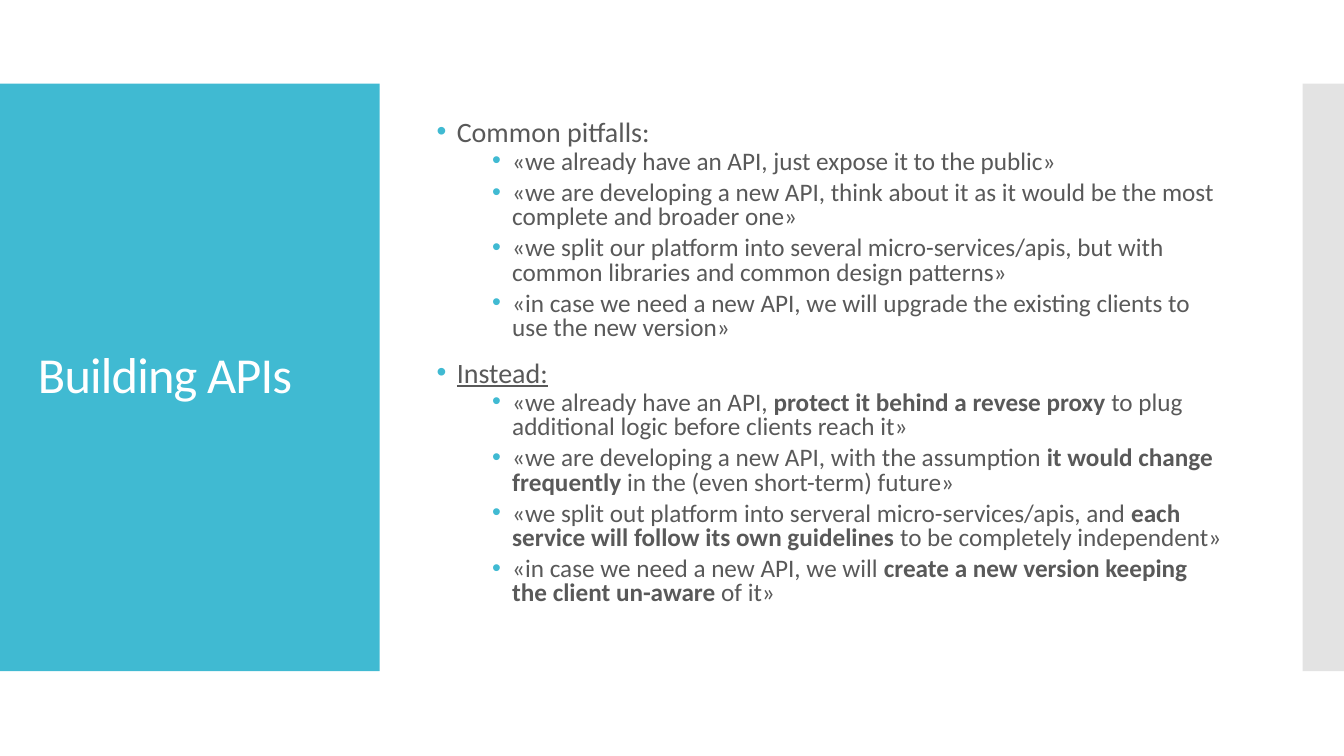
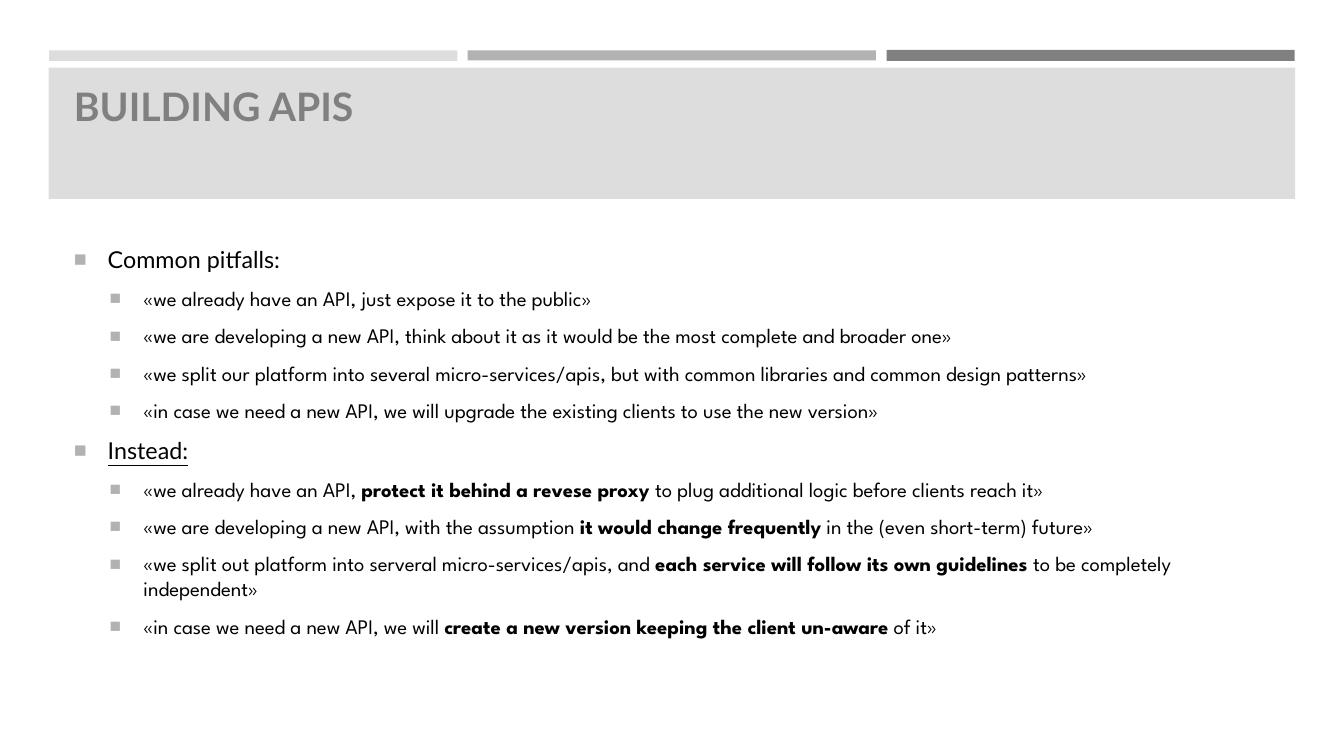
Before and after one commit to childotg/Events.2019, a slide deck: slide 5 of 190427 - Global Azure Bootcamp @Torino/API Gateway made easy with Ocelot and Containers.pptx (slide 2 before the commit). Drawn at 1344x756 pixels with LibreOffice and Linux fonts; fonts in the diff are those of the drawing; background and template pictures are left out. Boxes give left, top, right and bottom in pixels: in the first picture for what was removed or moved away, otherwise in the second. Text is boxed around its words. In the diff, an @@ line names an element or a change of style, - is before the commit and + after.

```diff
--- a/190427 - Global Azure Bootcamp @Torino/API Gateway made easy with Ocelot and Containers.pptx
+++ b/190427 - Global Azure Bootcamp @Torino/API Gateway made easy with Ocelot and Containers.pptx
@@ rectangle added at (x1=49, y1=50, x2=458, y2=60), fill #DDDDDD @@
@@ rectangle added at (x1=468, y1=50, x2=876, y2=60), fill #B2B2B2 @@
@@ rectangle added at (x1=886, y1=50, x2=1295, y2=62), fill #808080 @@
@@ rectangle removed at (x1=0, y1=84, x2=380, y2=671) @@
@@ rectangle added at (x1=48, y1=68, x2=1296, y2=199), fill #DDDDDD @@
@@ title "BUILDING APIS" at (x1=74, y1=92, x2=353, y2=121): vertical alignment middle to top @@
@@ rectangle removed at (x1=1303, y1=84, x2=1344, y2=671) @@
@@ title at (x1=74, y1=92, x2=353, y2=121): text changed; size 36 to 28 pt; font Calibri to Lato; text colour #FFFFFF to #808080; bold on @@
-Building APIs
+BUILDING APIS
@@ text "Common pitfalls:" moved from (x1=457, y1=122, x2=1221, y2=601) to (x1=108, y1=251, x2=1171, y2=639) @@
@@ text "Common pitfalls:" at (x1=108, y1=251, x2=1171, y2=639): size 20 to 16.6 pt, font Calibri to Lato in "Common pitfalls:", "Instead:"; text colour #595959 to #000000, size 18 to 14.8 pt, font Calibri to League Spartan; bullet • to ■; line spacing 0.8 to 1; less space between paragraphs; bullet colour #40BAD2 to #B2B2B2; more space between paragraphs; vertical alignment middle to top @@
```
Also in this commit, not shown: 19 other slides changed, 3 slides added, 1 other file.
